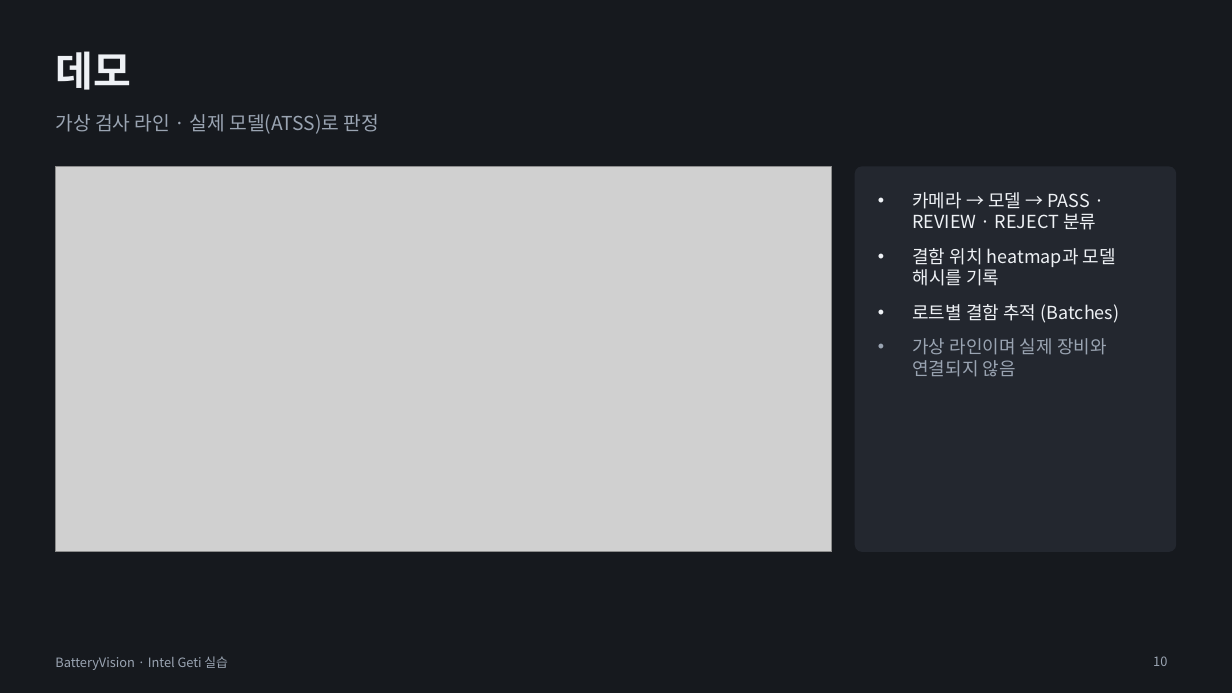
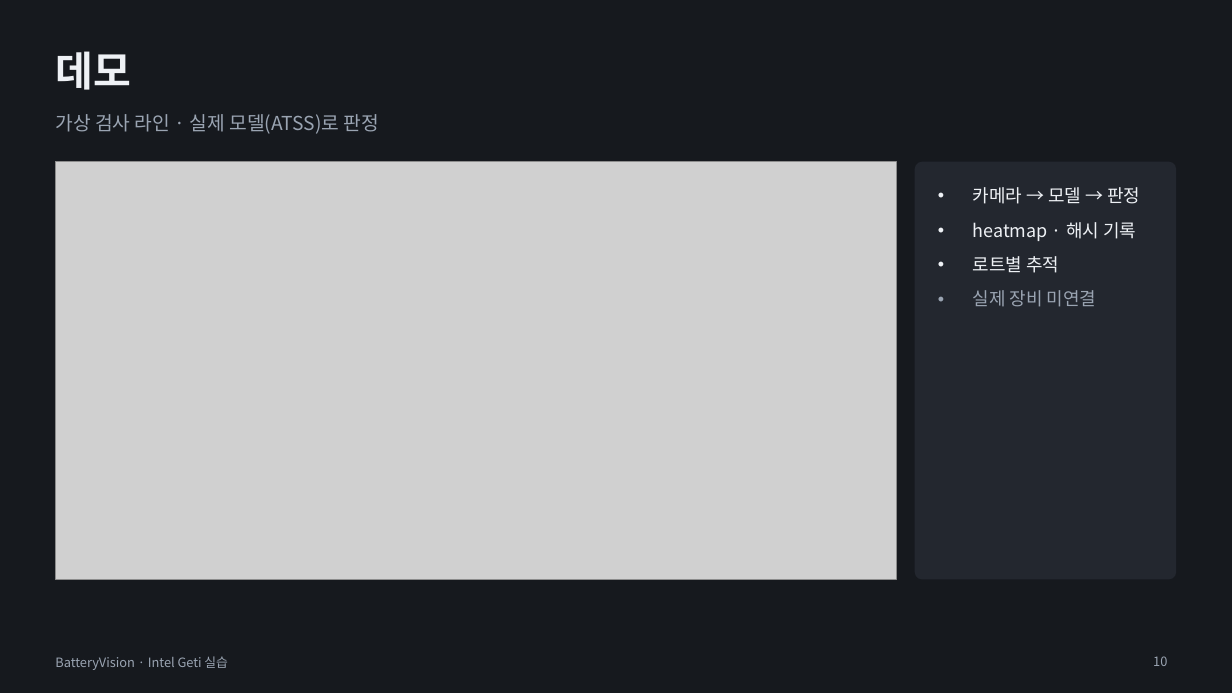
Before and after one commit to se4nchoi/batteryvision, a slide deck: slide 10 of docs/submission/BatteryVision_발표.pptx. Drawn at 1232x693 pixels with LibreOffice and Linux fonts; fonts in the diff are those of the drawing; grey boxes stand for pictures. Boxes give left, top, right and bottom in pixels: in the first picture for what was removed or moved away, otherwise in the second. Text is boxed around its words. In the diff, an @@ line names an element or a change of style, - is before the commit and + after.

```diff
--- a/docs/submission/BatteryVision_발표.pptx
+++ b/docs/submission/BatteryVision_발표.pptx
@@ picture: place and size @@
-picture at [55,166,832,552]
+picture at [55,162,897,579]
@@ rounded rectangle: place and size @@
-rounded rectangle at [855,166,1177,552]
+rounded rectangle at [915,162,1177,579]
@@ rounded rectangle at [915,162,1177,579]: proportions changed @@
@@ text at [973,187,1140,307]: text changed @@
-• 카메라 → 모델 → PASS · REVIEW · REJECT 분류
-• 결함 위치 heatmap과 모델 해시를 기록
-• 로트별 결함 추적 (Batches)
-• 가상 라인이며 실제 장비와 연결되지 않음
+• 카메라 → 모델 → 판정
+• heatmap · 해시 기록
+• 로트별 추적
+• 실제 장비 미연결
```
Also in this commit, not shown: 8 other slides changed, 1 other file.
